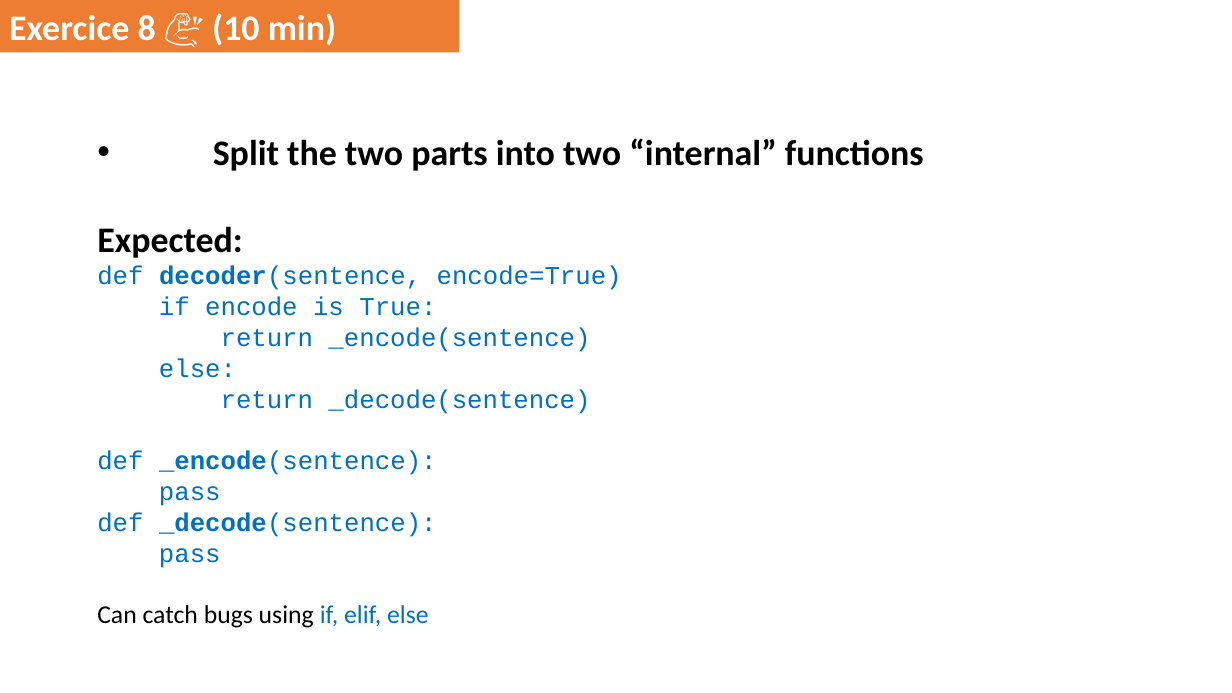
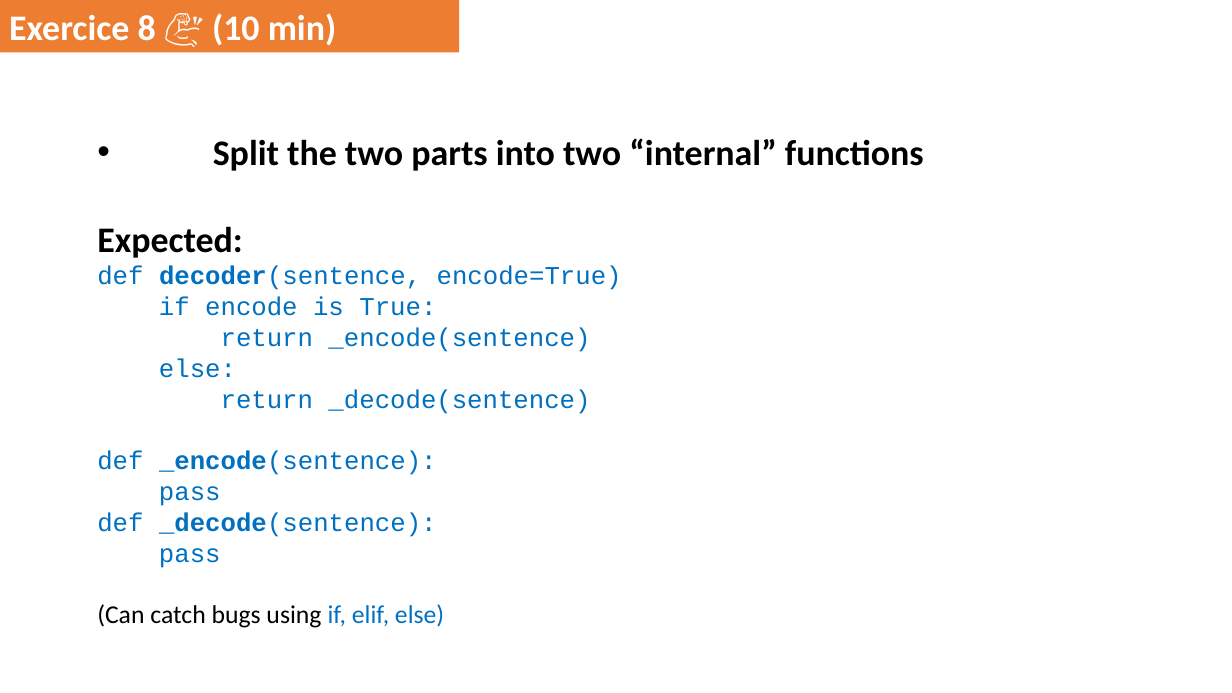
Before and after one commit to DominiqueMakowski/teaching, a slide deck: slide 31 of Python/2022_Zurich/AdvancedPython_2022.pptx (slide 29 before the commit). Drawn at 1232x693 pixels with LibreOffice and Linux fonts; fonts in the diff are those of the drawing. Boxes give left, top, right and bottom in pixels: in the first picture for what was removed or moved away, otherwise in the second. Text is boxed around its words. In the diff, an @@ line names an element or a change of style, - is before the commit and + after.

```diff
--- a/Python/2022_Zurich/AdvancedPython_2022.pptx
+++ b/Python/2022_Zurich/AdvancedPython_2022.pptx
@@ text at [97,604,444,628]: text changed @@
-Can catch bugs using if, elif, else
+(Can catch bugs using if, elif, else)
```
Also in this commit, not shown: 27 other slides changed, 5 slides added.
